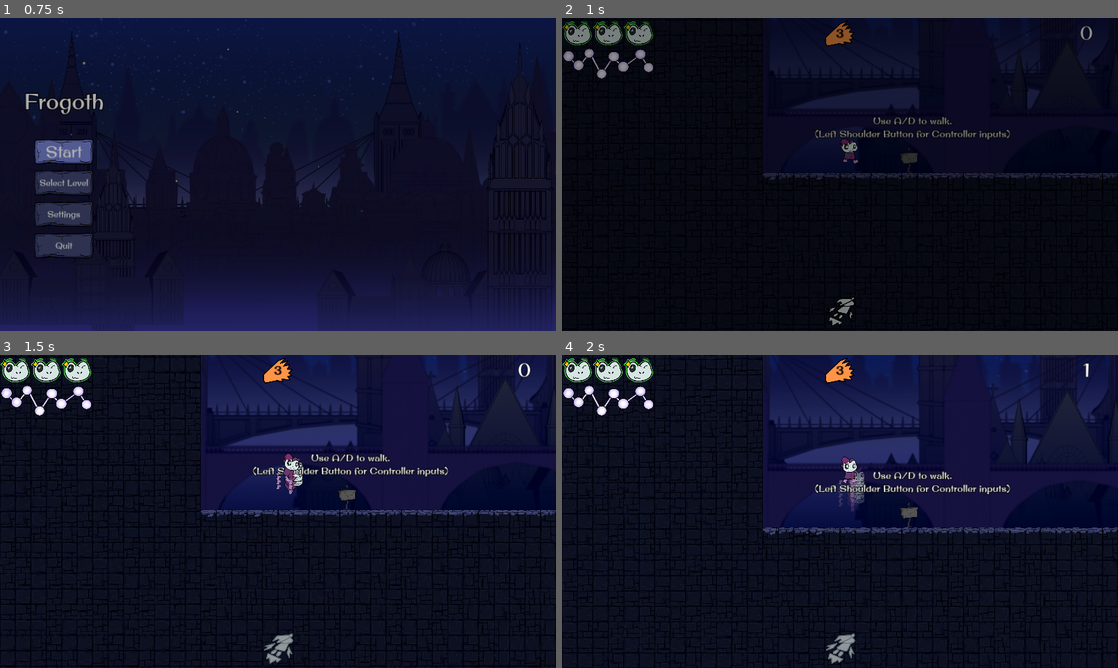
Above: before the commit, frames 1-4 (two rows, left to right).
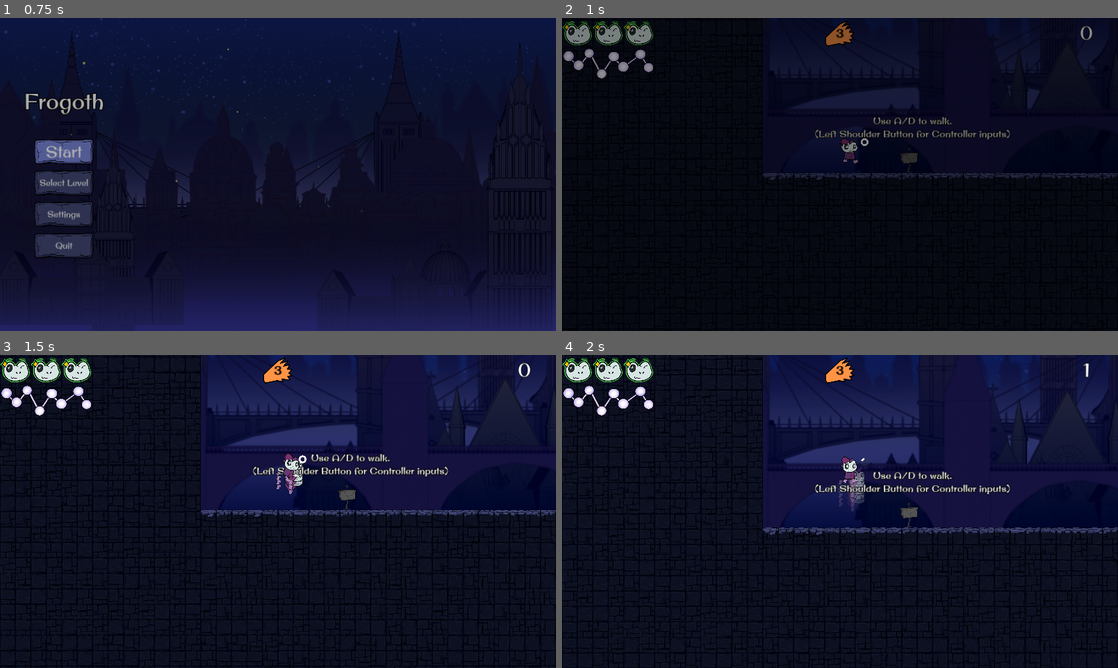
Above: after the commit, the same moments.

Repository: DerBrotDoktor/Frogoth
Game: Godot game, scene res://scenes/main/main.tscn
Two runs of this game, one before a commit and one after it. Both use one fixed random seed, a clock stepped at 60 frames per second and the inputs below.
Inputs:
- Up to frame 1 (0.75 s): click "Start" at 0.5 s
- Up to frame 2 (1 s): no input
- Up to frame 3 (1.5 s): hold W (up) from 1.28 s (still down); hold Space (jump) from 1.28 s (still down); tap Shift (dash) at 1.35 s
- Up to frame 4 (2 s): keep holding W (up); keep holding Space (jump)

Frame 1 is identical in both runs. In frame 2, 0.1% of the frame differs, in the area x 48-56%, y 38-99%; in frame 3, 0.3%, in the area x 47-56%, y 32-99%; in frame 4, 0.3%.

Commit message:
Added: dash cooldown bar

Diff:
--- /dev/null
+++ b/scenes/player/DashCooldownBar.gd
@@ -0,0 +1,13 @@
+extends TextureProgressBar
+
+
+# Called when the node enters the scene tree for the first time.
+func _ready():
+	pass # Replace with function body.
+
+
+# Called every frame. 'delta' is the elapsed time since the previous frame.
+func _process(delta):
+	if visible:
+		value = 100 - ($"../DashCooldown".time_left * 100)
+	pass
--- a/scenes/player/player.gd
+++ b/scenes/player/player.gd
@@ -225,6 +225,7 @@
 		if not area.used:
 			reset_jump()
 			$DashCooldown.stop()
+			$DashCooldownBar.visible = false
 			area.use_point()
 			can_dash = true
 		current_orbs.append(area)
@@ -294,6 +295,7 @@
 
 func _on_dash_delay_timeout():
 	$DashCooldown.start()
+	$DashCooldownBar.visible = true
 	can_move = true
 	set_collision_layer_value(4,true)
 	set_collision_mask_value(4,true)
@@ -301,6 +303,7 @@
 
 func _on_dash_cooldown_timeout():
 	can_dash = true
+	$DashCooldownBar.visible = false
 	update_user_interface()
 
 func take_damage(damage):
--- a/scenes/player/player.tscn
+++ b/scenes/player/player.tscn
@@ -24,6 +24,8 @@
 [ext_resource type="Script" path="res://scenes/player/enemy_indicator_controller.gd" id="20_hjysh"]
 [ext_resource type="PackedScene" path="res://scenes/ui/enemy_inidcator.tscn" id="21_gitdl"]
 [ext_resource type="PackedScene" path="res://scenes/vfx/player_damage_particle_vfx.tscn" id="22_5cqjo"]
+[ext_resource type="Texture2D" uid="uid://dolfk23ree6b2" path="res://assets/ui/dash/dash_progress_bar.png" id="25_de4g5"]
+[ext_resource type="Script" path="res://scenes/player/DashCooldownBar.gd" id="26_eqbh2"]
 
 [sub_resource type="ShaderMaterial" id="ShaderMaterial_fl175"]
 shader = ExtResource("4_wsp2d")
@@ -966,6 +968,18 @@
 
 [node name="PlayerDamageParticleVFX" parent="." instance=ExtResource("22_5cqjo")]
 
+[node name="DashCooldownBar" type="TextureProgressBar" parent="."]
+offset_left = 88.0
+offset_top = -224.0
+offset_right = 152.0
+offset_bottom = -160.0
+value = 1.0
+fill_mode = 5
+texture_under = ExtResource("25_de4g5")
+texture_progress = ExtResource("25_de4g5")
+tint_under = Color(0.219608, 0.219608, 0.219608, 0.509804)
+script = ExtResource("26_eqbh2")
+
 [connection signal="timeout" from="CoyoteTimer" to="." method="_on_coyote_timer_timeout"]
 [connection signal="timeout" from="DashTimer" to="." method="_on_dash_timer_timeout"]
 [connection signal="timeout" from="GhostTimer" to="." method="_on_ghost_timer_timeout"]
--- a/scenes/player/user_interface.tscn
+++ b/scenes/player/user_interface.tscn
@@ -68,6 +68,7 @@
 texture = ExtResource("14_euhex")
 
 [node name="DashCooldown" type="TextureRect" parent="."]
+visible = false
 layout_mode = 1
 anchors_preset = 7
 anchor_left = 0.5
Binary file added: assets/ui/dash/dash_progress_bar.png
Not shown, added: assets/ui/dash/dash_progress_bar.png.import
Not shown: 1 places in scenes/player/player.tscn that only renumber resources
